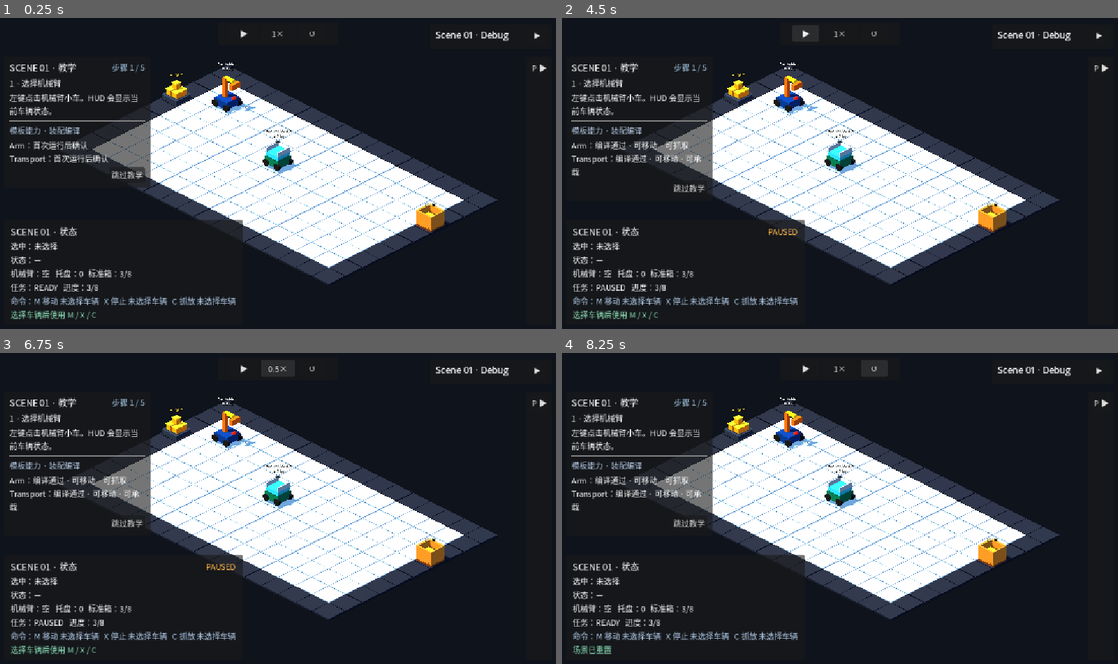
Above: before the commit, frames 1-4 (two rows, left to right).
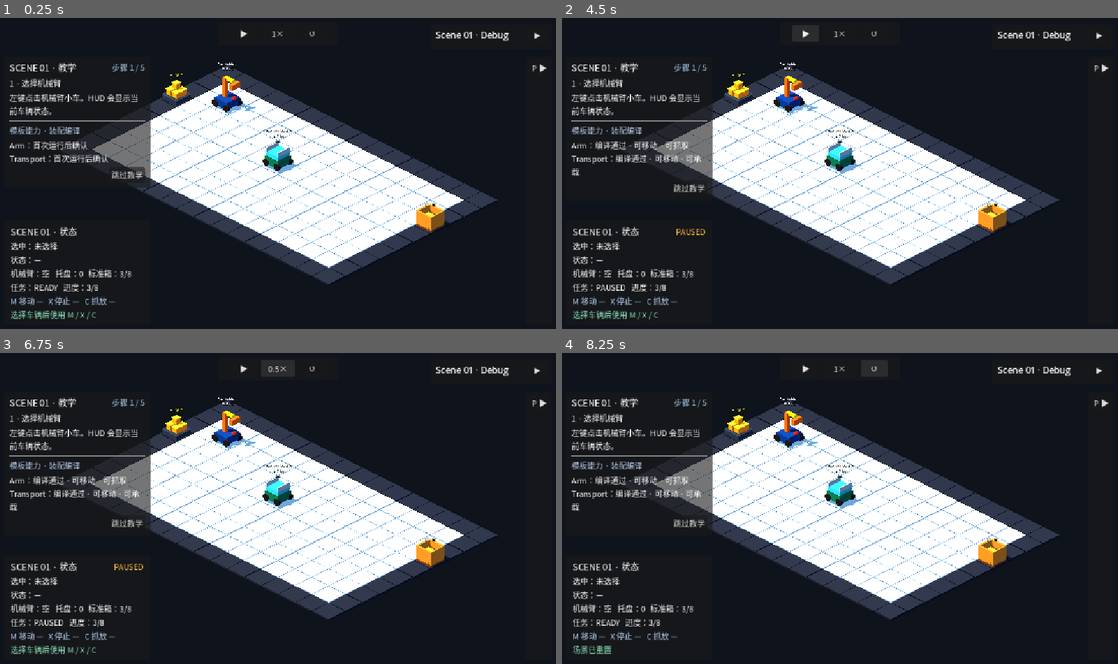
Above: after the commit, the same moments.

Repository: Ri0n72Y/automata
Game: Godot game, scene res://scenes/scene_01/scene_01_basic_packing.tscn
Two runs of this game, one before a commit and one after it. Both use one fixed random seed, a clock stepped at 60 frames per second and the inputs below.
Inputs:
- Up to frame 1 (0.25 s): no input
- Up to frame 2 (4.5 s): click "跳过教学" at 0.5 s; click "P ▶" at 1.25 s; click "▶" at 2 s; click "教学" at 2.75 s; click "▶" at 3.5 s; click "⏸" at 4.25 s
- Up to frame 3 (6.75 s): click "1×" at 5 s; click "2×" at 5.75 s; click "4×" at 6.5 s
- Up to frame 4 (8.25 s): click "0.5×" at 7.25 s; click "↺" at 8 s

The runs differ from the first frame. In frame 1, 0.9% of the frame differs, in the area x 1-44%, y 64-93%; in frame 2, 1.0%; in frame 3, 1.0%; in frame 4, 0.9%.

Commit message:
fix(scene-01): compact HUD status for left rail

Diff:
--- a/scripts/scene_01/scene_01_hud.gd
+++ b/scripts/scene_01/scene_01_hud.gd
@@ -118,9 +118,9 @@
 
 func _command_availability_text(motion_state: int, selected_id: StringName) -> String:
 	if selected_id == &"":
-		return "命令：M 移动 未选择车辆   X 停止 未选择车辆   C 抓放 未选择车辆"
+		return "M 移动 —   X 停止 —   C 抓放 —"
 	if _scene_controller.is_scene_paused():
-		return "命令：M 移动 暂停   X 停止 暂停   C 抓放 暂停"
+		return "M 移动 暂停   X 停止 暂停   C 抓放 暂停"
 
 	var vehicle = _vehicle_manager.get_vehicle_by_id(selected_id)
 	var definition = vehicle.definition if vehicle != null else null
@@ -139,29 +139,29 @@
 
 	var move_text := "可用"
 	if not can_move:
-		move_text = "车辆无移动能力"
+		move_text = "无能力"
 	elif busy:
-		move_text = "车辆忙碌"
+		move_text = "忙碌"
 	elif _grid_selection.is_live_target_mode():
-		move_text = "选择目标中"
+		move_text = "选点中"
 
 	var stop_text := (
 		"可用"
 		if motion_state == VehicleRuntimeStateScript.MotionState.MOVING
-		else "车辆未移动"
+		else "未移动"
 	)
 
-	var grab_text := "无有效交互目标"
+	var grab_text := "无目标"
 	if not can_grab:
-		grab_text = "车辆无机械臂"
+		grab_text = "无机械臂"
 	elif busy:
-		grab_text = "车辆忙碌"
+		grab_text = "忙碌"
 	elif _grid_selection.is_live_target_mode():
-		grab_text = "移动选点中"
+		grab_text = "选点中"
 	elif _grab_drop_controller.is_interaction_preview_valid():
 		grab_text = "可用"
 
-	return "命令：M 移动 %s   X 停止 %s   C 抓放 %s" % [
+	return "M 移动 %s   X 停止 %s   C 抓放 %s" % [
 		move_text,
 		stop_text,
 		grab_text,
